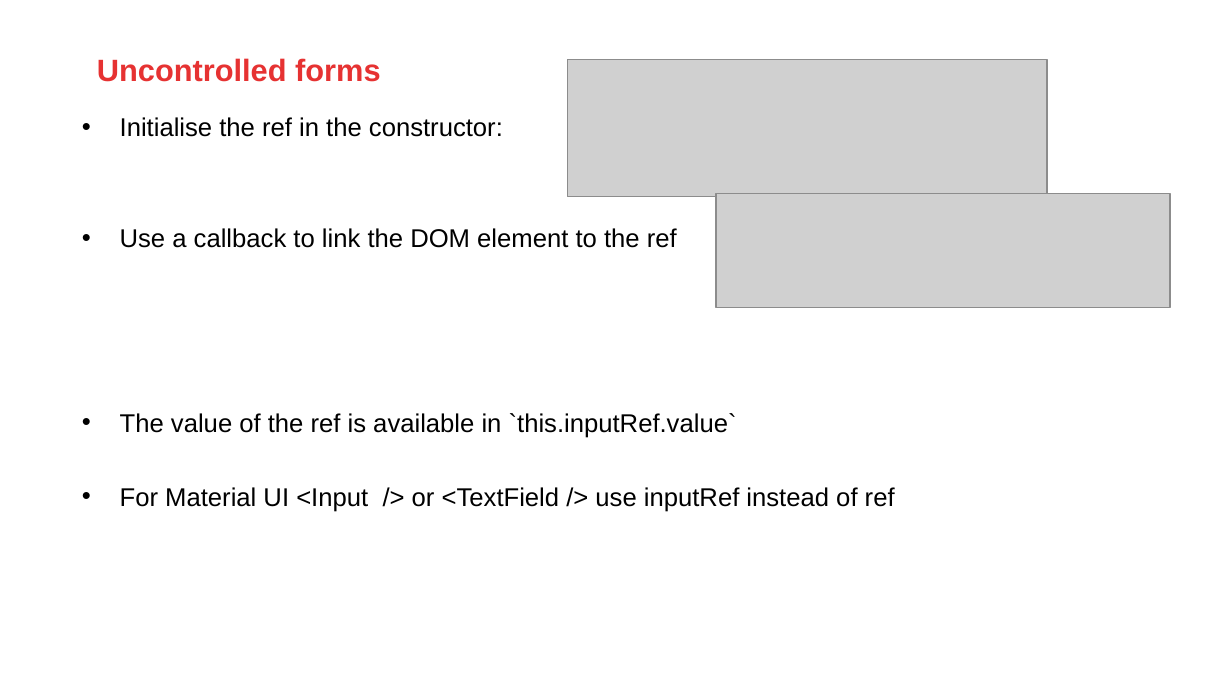
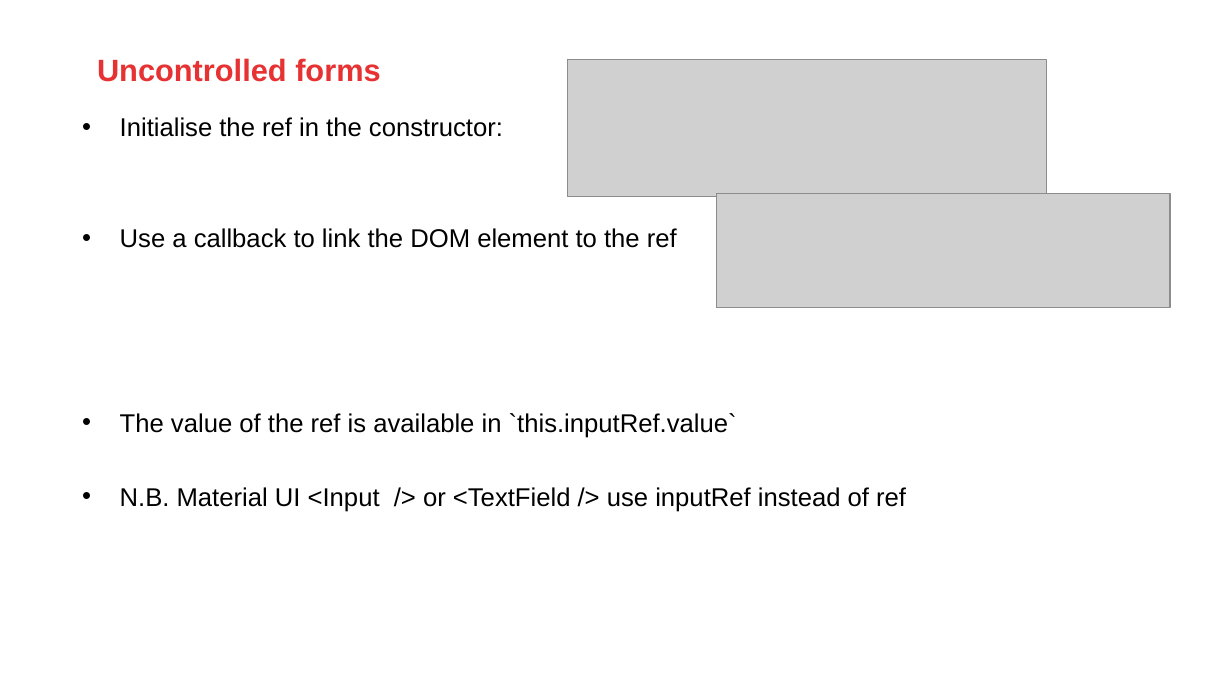
Before and after one commit to AMIS-Services/react-series, a slide deck: slide 4 of sig3/slides/SIG 3 slides.pptx. Drawn at 1232x693 pixels with LibreOffice and Linux fonts; fonts in the diff are those of the drawing; grey boxes stand for pictures; background and template pictures are left out. Boxes give left, top, right and bottom in pixels: in the first picture for what was removed or moved away, otherwise in the second. Text is boxed around its words. In the diff, an @@ line names an element or a change of style, - is before the commit and + after.

Commit message:
slides

```diff
--- a/sig3/slides/SIG 3 slides.pptx
+++ b/sig3/slides/SIG 3 slides.pptx
@@ text at [120,487,906,512]: text changed @@
-• For Material UI <Input /> or <TextField /> use inputRef instead of ref
+• N.B. Material UI <Input /> or <TextField /> use inputRef instead of ref
```
Also in this commit, not shown: 2 other slides changed, 1 slide added.
